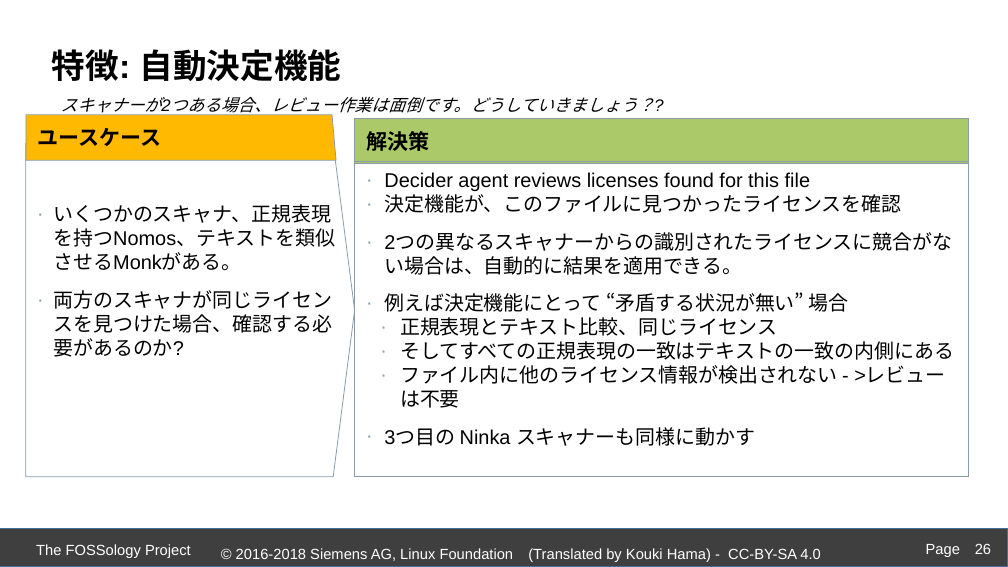
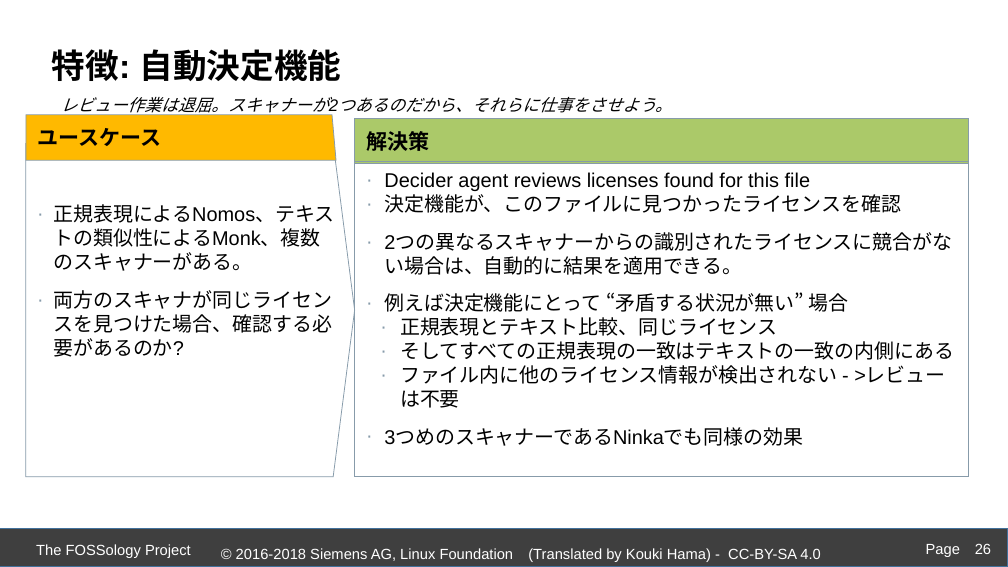
Before and after one commit to fossology/FOSSologySlides, a slide deck: slide 26 of Module-D-JPN-Acceleration-Features.pptx. Drawn at 1008x567 pixels with LibreOffice and Linux fonts; fonts in the diff are those of the drawing; background and template pictures are left out. Boxes give left, top, right and bottom in pixels: in the first picture for what was removed or moved away, otherwise in the second. Text is boxed around its words. In the diff, an @@ line names an element or a change of style, - is before the commit and + after.

```diff
--- a/Module-D-JPN-Acceleration-Features.pptx
+++ b/Module-D-JPN-Acceleration-Features.pptx
@@ text at box(61, 97, 672, 117): text changed @@
-スキャナーが2つある場合、レビュー作業は面倒です。どうしていきましょう？?
+レビュー作業は退屈。スキャナーが2つあるのだから、それらに仕事をさせよう。
@@ text in pentagon arrow at box(53, 204, 334, 271): text changed @@
-  ∙ いくつかのスキャナ、正規表現を持つNomos、テキストを類似させるMonkがある。
+  ∙ 正規表現によるNomos、テキストの類似性によるMonk、複数のスキャナーがある。
@@ text in rectangle at box(384, 428, 803, 446): text changed @@
-  ∙ 3つ目の Ninka スキャナーも同様に動かす
+  ∙ 3つめのスキャナーであるNinkaでも同様の効果
```
Also in this commit, not shown: 15 other slides changed.
